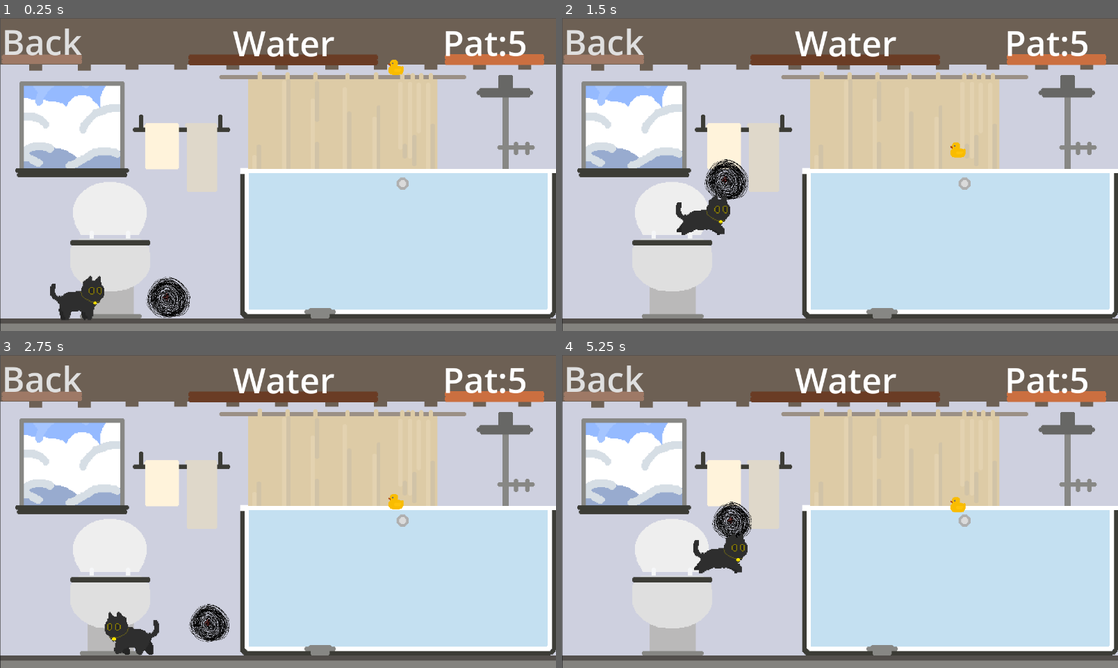
Above: before the commit, frames 1-4 (two rows, left to right).
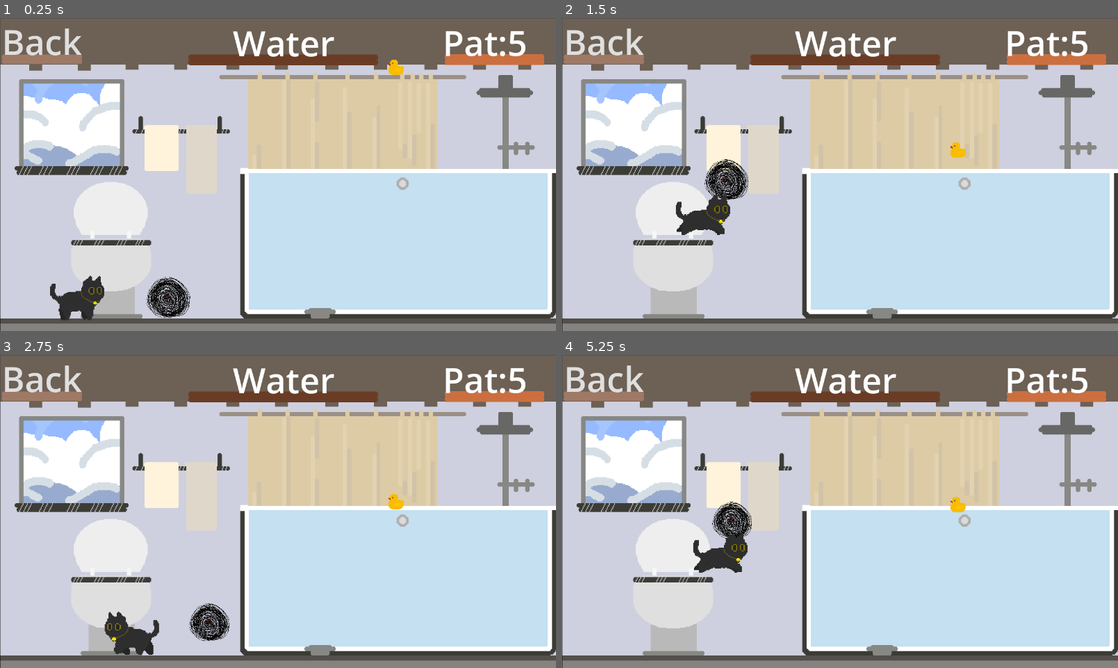
Above: after the commit, the same moments.

Repository: lzcm729/cat-and-string-ball
Game: Godot game, scene res://Levels/Level_4/level_4.tscn
Same seed, same stepped clock (60 frames per second), same inputs: the game is played once before the commit and once after it. This scene is started directly instead of the project's main scene.
Inputs (mouse positions are in pixels of both pictures, inside the frame that each line leads up to):
- Up to frame 1 (0.25 s): no input
- Up to frame 2 (1.5 s): tap Enter (ui_accept) at 0.5 s; move the mouse to (962, 158) at 0.52 s; hold Right (move_right) from 0.53 s (still down); tap F (hit) at 0.6 s; click (962, 158) at 0.67 s; tap Space (jump) at 0.77 s; move the mouse to (728, 190) at 1.27 s; tap T at 1.35 s
- Up to frame 3 (2.75 s): tap Space (jump) at 1.52 s; move the mouse to (333, 442) at 2.02 s; release Right (move_right) at 2.03 s; hold Left (move_left) from 2.03 s (still down); tap G at 2.1 s
- Up to frame 4 (5.25 s): move the mouse to (812, 574) at 2.77 s; release Left (move_left) at 2.78 s; hold Right (move_right) 2.78-4.28 s; tap Q at 2.85 s; click (812, 574) at 2.92 s; tap Space (jump) at 3.02, 3.77, 4.52 s; move the mouse to (1006, 558) at 3.52 s; tap F (hit) at 3.6 s; move the mouse to (673, 464) at 4.27 s; hold Left (move_left) 4.28-5.03 s; tap T at 4.35 s; move the mouse to (867, 511) at 5.02 s; hold Right (move_right) from 5.03 s (still down); tap G at 5.1 s; click (867, 511) at 5.17 s

The runs differ from the first frame. In frame 1, 1.7% of the frame differs, in the area x 2-42%, y 19-96%; in frame 2, 1.6%; in frame 3, 2.1%; in frame 4, 1.9%.

Commit message:
修改洗澡关的跳跃提醒

Diff:
--- a/Levels/Level_4/level_4.tscn
+++ b/Levels/Level_4/level_4.tscn
@@ -31,15 +31,15 @@
 texture = ExtResource("3_10ggi")
 
 [node name="StaticBody2D" parent="towel" instance=ExtResource("4_8ydj3")]
-position = Vector2(-2, -52)
+position = Vector2(-2, -47)
 scale = Vector2(11.08, 0.48)
 
 [node name="Toilet" type="Sprite2D" parent="."]
-position = Vector2(256, 526)
+position = Vector2(257, 533)
 texture = ExtResource("3_cyo0m")
 
 [node name="StaticBody2D" parent="Toilet" instance=ExtResource("4_8ydj3")]
-position = Vector2(-2, -9)
+position = Vector2(-1, -17)
 scale = Vector2(9.08001, 0.48)
 
 [node name="Bathbub" type="Sprite2D" parent="."]
@@ -109,7 +109,7 @@
 texture = ExtResource("13_i6rwo")
 
 [node name="StaticBody2D2" parent="window" instance=ExtResource("4_8ydj3")]
-position = Vector2(-2.00003, 106)
+position = Vector2(-1, 101)
 scale = Vector2(13.4, 0.960003)
 
 [node name="StringBall" parent="." instance=ExtResource("8_lreus")]
Binary file changed: Levels/Level_4/level_4_toilet.png
Binary file changed: Levels/Level_4/level_4_towel.png
Binary file changed: Levels/Level_4/level_4_window.png
